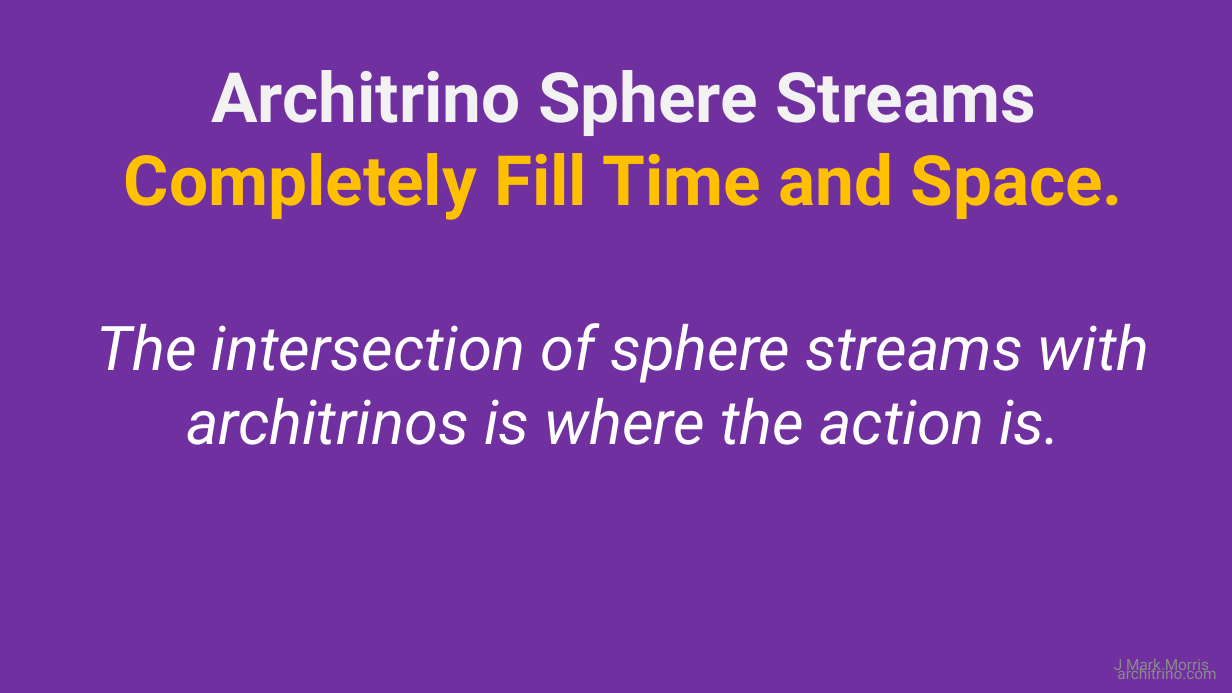
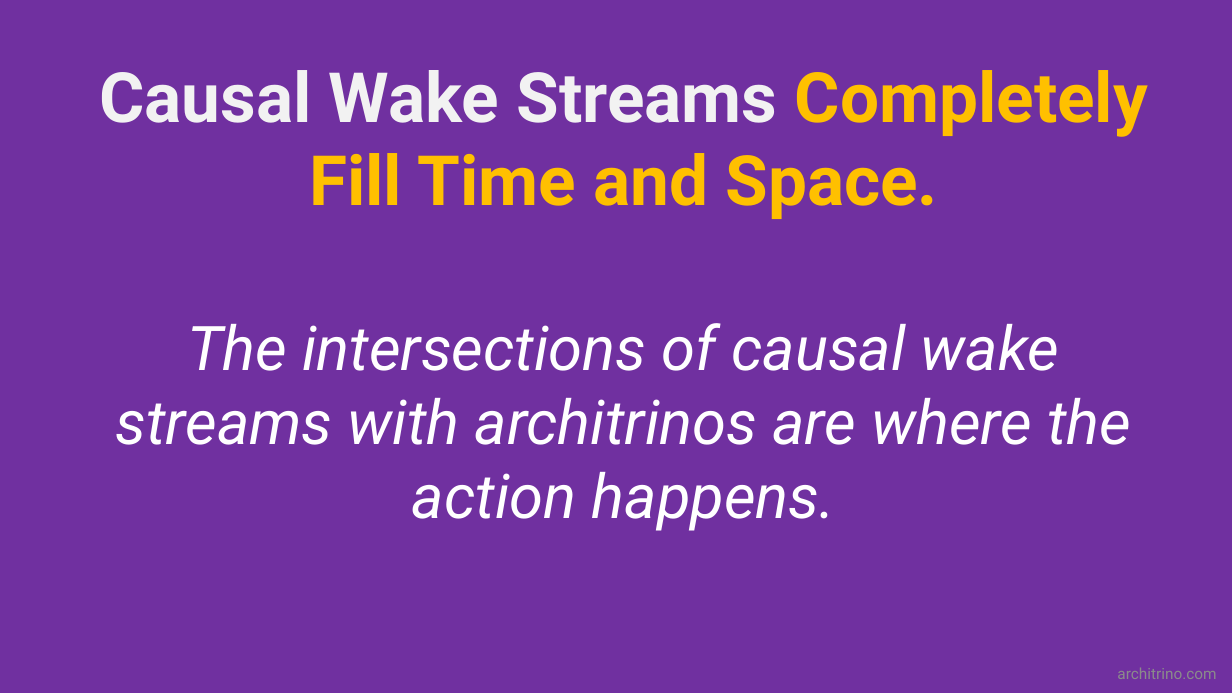
Before and after one commit to jmarkmorris/architrino, a slide deck: slide 5 of reference/archie/presentations/NPQG Fundamentals - Time and Space.pptx. Drawn at 1232x693 pixels with LibreOffice and Linux fonts; fonts in the diff are those of the drawing. Boxes give left, top, right and bottom in pixels: in the first picture for what was removed or moved away, otherwise in the second. Text is boxed around its words. In the diff, an @@ line names an element or a change of style, - is before the commit and + after.

Commit message:
Add NPQG time and space presentation assets

```diff
--- a/reference/archie/presentations/NPQG Fundamentals - Time and Space.pptx
+++ b/reference/archie/presentations/NPQG Fundamentals - Time and Space.pptx
@@ text at <box>99,70,1148,445</box>: text changed @@
-Architrino Sphere Streams Completely Fill Time and Space.
-The intersection of sphere streams with architrinos is where the action is.
+Causal Wake Streams Completely Fill Time and Space.
+The intersections of causal wake streams with architrinos are where the action happens.
@@ text removed at <box>1114,659,1209,674</box> @@
-J Mark Morris
```
Also in this commit, not shown: 8 other slides changed, 6 other files.
